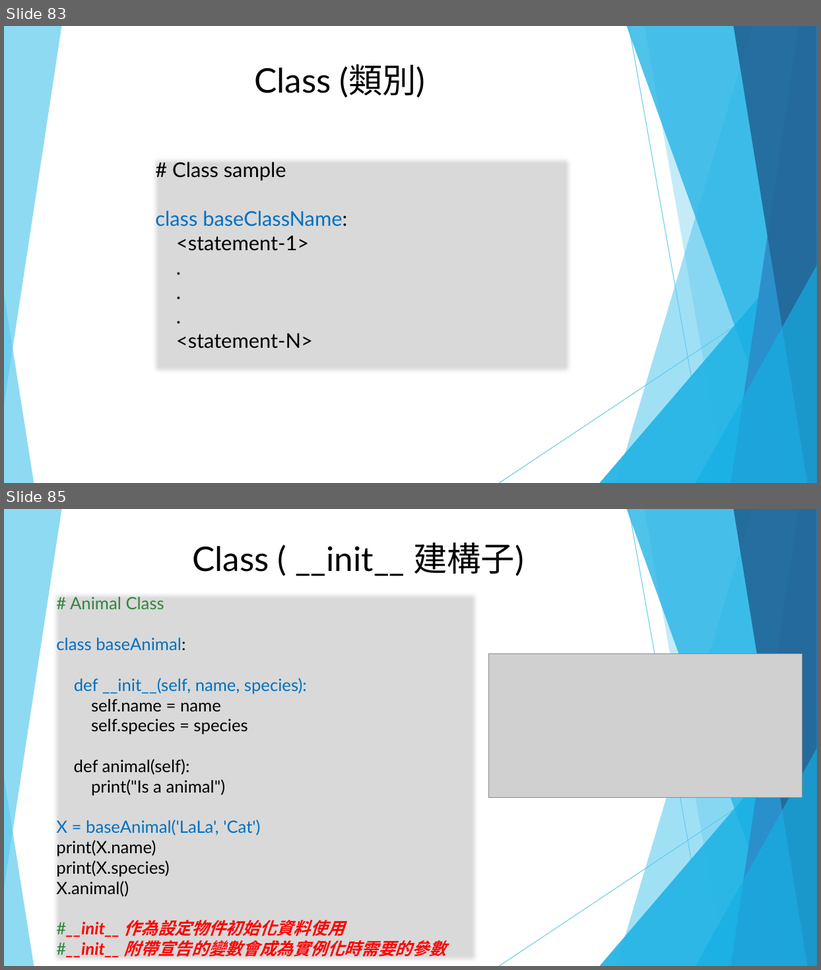
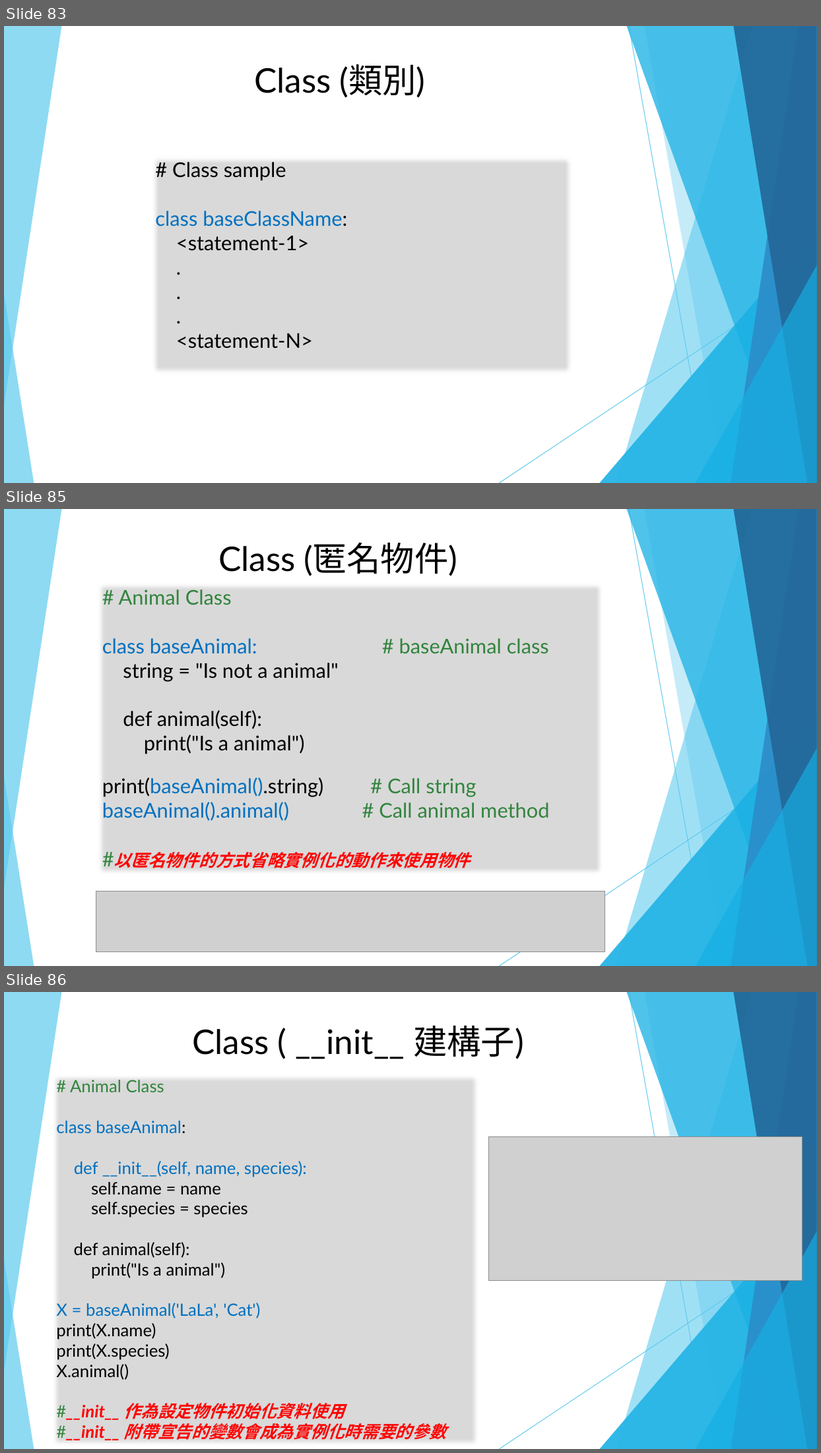
Before and after one commit to DavidChu0424/PythonIntroduction, a slide deck: Python Introduction.pptx. Shown one above the other, each under a label of ours: slides 83 and 85 before the commit, slides 83, 85 and 86 after it; the slides between them are not shown. The pictures are 821x970 and 821x1453 pixels, drawn with LibreOffice and Linux fonts; fonts in the diff are those of the drawing; grey boxes stand for pictures. Boxes give left, top, right and bottom in pixels: in the first picture for what was removed or moved away, otherwise in the second. Text is boxed around its words. In the diff, an @@ line names an element or a change of style, - is before the commit and + after.

```diff
--- a/Python Introduction.pptx
+++ b/Python Introduction.pptx
@@ slide 85 added at <box>4,509,817,966</box>, background #FFFFFF; not listed: 20 template elements that a slide beside it also shows @@
@@ text added at <box>218,542,458,576</box>, 40 pt, text #000000 @@
+  Class (匿名物件)
@@ text added at <box>102,590,549,869</box>, 24 pt, text #000000 @@
+# Animal Class
+class baseAnimal: # baseAnimal class
+string = "Is not a animal"
+def animal(self):
+print("Is a animal")
+print(baseAnimal().string) # Call string
+baseAnimal().animal() # Call animal method
+#以匿名物件的方式省略實例化的動作來使用物件
@@ picture added at <box>96,891,605,953</box> @@
@@ what was slide 85 is now slide 86 @@
```
Also in this commit, not shown: 1 slide changed, 1 other slide added.
